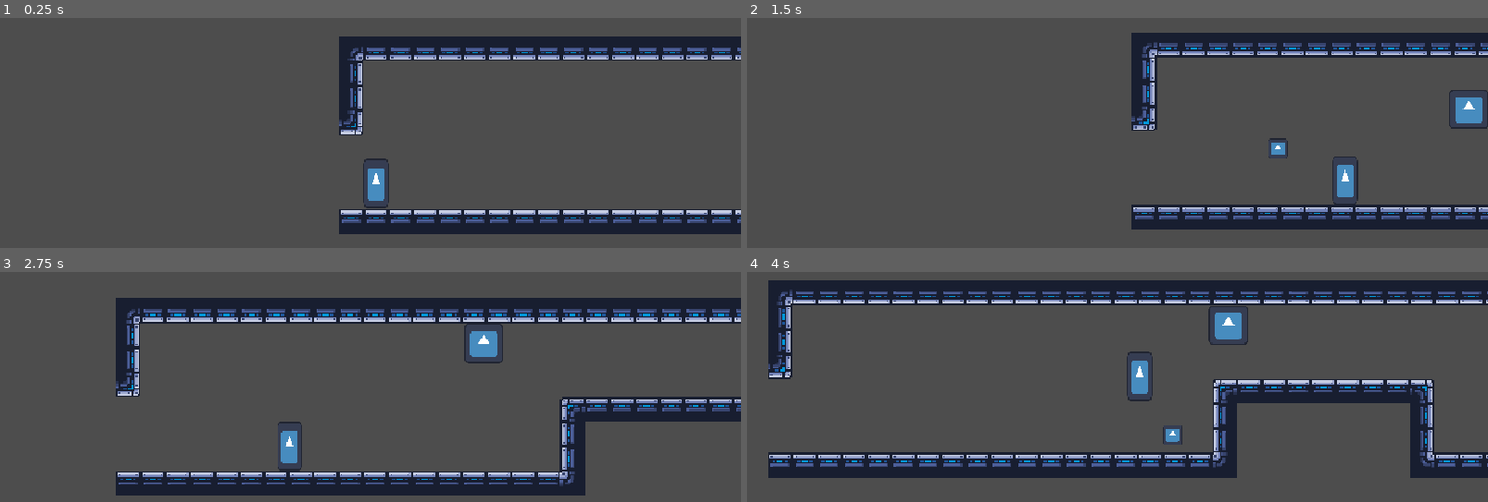
Above: before the commit, frames 1-4 (two rows, left to right).
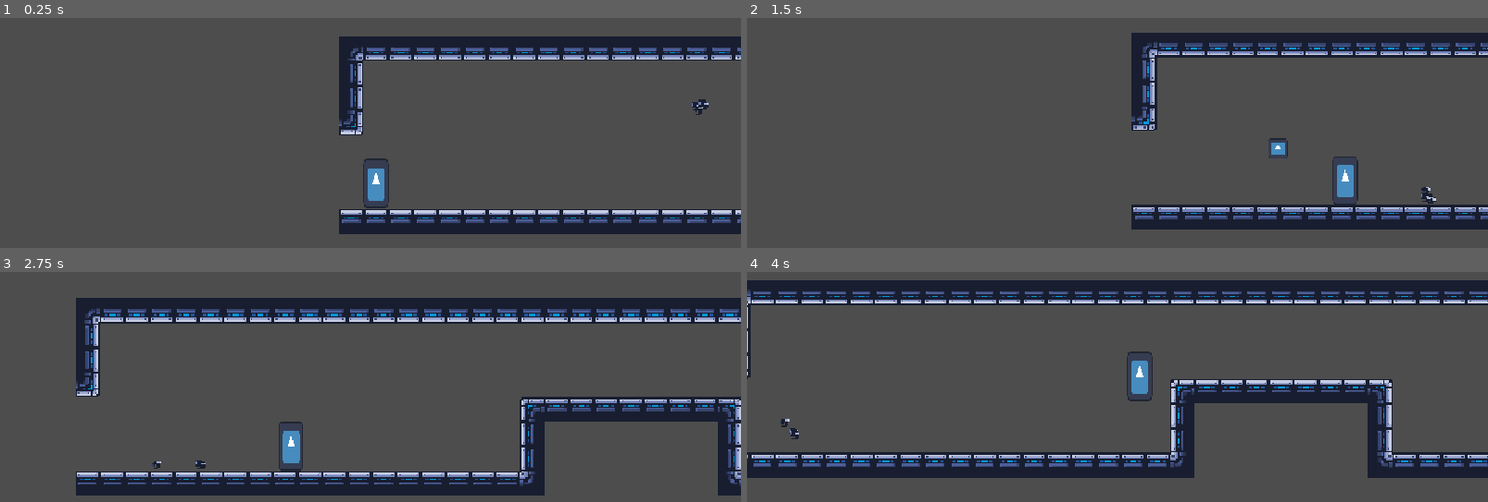
Above: after the commit, the same moments.

Repository: ygda-org/revolver
Game: Godot game, scene res://main/main.tscn
The game is run twice, just before and just after one commit, with the same random seed, the same clock (stepped at 60 frames per second) and the same inputs. The engine's default icon, where the game draws it, is replaced by a stand-in: a white triangle on a blue panel in a dark square.
Inputs (mouse positions are in pixels of both pictures, inside the frame that each line leads up to):
- Up to frame 1 (0.25 s): no input
- Up to frame 2 (1.5 s): tap Enter (ui_accept) at 0.5 s; move the mouse to (1280, 128) at 0.52 s; hold D (right) from 0.53 s (still down); click (1280, 128) at 0.6 s; tap Space (jump) at 0.77 s; move the mouse to (969, 169) at 1.27 s; click (969, 169) at 1.35 s
- Up to frame 3 (2.75 s): tap Space (jump) at 1.52 s; move the mouse to (444, 313) at 2.02 s; release D (right) at 2.03 s; hold A (left) from 2.03 s (still down); click (444, 313) at 2.1 s
- Up to frame 4 (4 s): move the mouse to (1080, 488) at 2.77 s; release A (left) at 2.78 s; hold D (right) from 2.78 s (still down); click (1080, 488) at 2.85 s; tap Space (jump) at 3.02, 3.77 s; move the mouse to (1339, 467) at 3.52 s; click (1339, 467) at 3.6 s

The runs differ from the first frame. In frame 1, less than 0.1% of the frame differs, in the area x 93-96%, y 35-43%; in frame 2, 0.6%; in frame 3, 12%, in the area x 10-100%, y 11-98%; in frame 4, 12%.

Commit message:
da swarm

Diff:
--- /dev/null
+++ b/assets/enemies/swarm/swarm1.tres
@@ -0,0 +1,39 @@
+[gd_resource type="SpriteFrames" format=3 uid="uid://dnofs8ub7au7f"]
+
+[ext_resource type="Texture2D" uid="uid://tqky88jqm7cp" path="res://assets/enemies/swarm/swarm variant 1.png" id="1_v5c3q"]
+
+[sub_resource type="AtlasTexture" id="AtlasTexture_3ity4"]
+atlas = ExtResource("1_v5c3q")
+region = Rect2(0, 0, 6, 6)
+
+[sub_resource type="AtlasTexture" id="AtlasTexture_meodq"]
+atlas = ExtResource("1_v5c3q")
+region = Rect2(6, 0, 6, 6)
+
+[sub_resource type="AtlasTexture" id="AtlasTexture_yidfi"]
+atlas = ExtResource("1_v5c3q")
+region = Rect2(12, 0, 6, 6)
+
+[sub_resource type="AtlasTexture" id="AtlasTexture_yblll"]
+atlas = ExtResource("1_v5c3q")
+region = Rect2(18, 0, 6, 6)
+
+[resource]
+animations = [{
+"frames": [{
+"duration": 1.0,
+"texture": SubResource("AtlasTexture_3ity4")
+}, {
+"duration": 1.0,
+"texture": SubResource("AtlasTexture_meodq")
+}, {
+"duration": 1.0,
+"texture": SubResource("AtlasTexture_yidfi")
+}, {
+"duration": 1.0,
+"texture": SubResource("AtlasTexture_yblll")
+}],
+"loop": 1,
+"name": &"fly",
+"speed": 15.0
+}]
--- /dev/null
+++ b/assets/enemies/swarm/swarm2.tres
@@ -0,0 +1,39 @@
+[gd_resource type="SpriteFrames" format=3 uid="uid://ud41rkxo0p5u"]
+
+[ext_resource type="Texture2D" uid="uid://74ug0elxkshd" path="res://assets/enemies/swarm/swarm variant 2.png" id="1_d8jp7"]
+
+[sub_resource type="AtlasTexture" id="AtlasTexture_mvlkh"]
+atlas = ExtResource("1_d8jp7")
+region = Rect2(0, 0, 6, 6)
+
+[sub_resource type="AtlasTexture" id="AtlasTexture_3ubfy"]
+atlas = ExtResource("1_d8jp7")
+region = Rect2(6, 0, 6, 6)
+
+[sub_resource type="AtlasTexture" id="AtlasTexture_cevfl"]
+atlas = ExtResource("1_d8jp7")
+region = Rect2(12, 0, 6, 6)
+
+[sub_resource type="AtlasTexture" id="AtlasTexture_pls1s"]
+atlas = ExtResource("1_d8jp7")
+region = Rect2(18, 0, 6, 6)
+
+[resource]
+animations = [{
+"frames": [{
+"duration": 1.0,
+"texture": SubResource("AtlasTexture_mvlkh")
+}, {
+"duration": 1.0,
+"texture": SubResource("AtlasTexture_3ubfy")
+}, {
+"duration": 1.0,
+"texture": SubResource("AtlasTexture_cevfl")
+}, {
+"duration": 1.0,
+"texture": SubResource("AtlasTexture_pls1s")
+}],
+"loop": 1,
+"name": &"fly",
+"speed": 15.0
+}]
--- a/enemies/swarm/individual_swarm.gd
+++ b/enemies/swarm/individual_swarm.gd
@@ -8,6 +8,8 @@
 var delta_since_set: float = 0.0
 
 func _ready():
+	$AnimatedSprite2D.sprite_frames = load(["uid://dnofs8ub7au7f", "uid://ud41rkxo0p5u"][randi_range(0,1)])
+	$AnimatedSprite2D.play("fly")
 	velocity = Vector2.ZERO
 
 func set_target_position(new_pos):
@@ -19,6 +21,7 @@
 	if targeting:
 		velocity = global_position.direction_to(target_position) * SPEED
 		velocity += velocity.orthogonal() * WAVE_AMPLITUDE * sin(delta_since_set)
+		$AnimatedSprite2D.flip_h = bool(clampf(velocity.x, 0, 1))
 	else:
 		velocity += (-position.normalized() * SPEED/30) + Vector2(randf_range(-5, 5), randf_range(-5,5))
 	move_and_slide()
--- a/enemies/swarm/individual_swarm.tscn
+++ b/enemies/swarm/individual_swarm.tscn
@@ -2,7 +2,7 @@
 
 [ext_resource type="Script" uid="uid://doix6lipbsgnr" path="res://enemies/swarm/individual_swarm.gd" id="1_2dm32"]
 [ext_resource type="PackedScene" uid="uid://d3jnp7vef3gti" path="res://enemies/enemy_component.tscn" id="1_20i6f"]
-[ext_resource type="Texture2D" uid="uid://dlbb2kg1nkspe" path="res://assets/icon.svg" id="2_cx6fh"]
+[ext_resource type="SpriteFrames" uid="uid://dnofs8ub7au7f" path="res://assets/enemies/swarm/swarm1.tres" id="3_2dm32"]
 
 [sub_resource type="CircleShape2D" id="CircleShape2D_cx6fh"]
 radius = 4.0
@@ -15,9 +15,10 @@
 [node name="EnemyComponent" parent="." unique_id=920270805 instance=ExtResource("1_20i6f")]
 health = 10
 
-[node name="Sprite2D" type="Sprite2D" parent="." unique_id=541970059]
-scale = Vector2(0.05, 0.05)
-texture = ExtResource("2_cx6fh")
-
 [node name="CollisionShape2D" type="CollisionShape2D" parent="." unique_id=381293878]
 shape = SubResource("CircleShape2D_cx6fh")
+
+[node name="AnimatedSprite2D" type="AnimatedSprite2D" parent="." unique_id=549829870]
+sprite_frames = ExtResource("3_2dm32")
+animation = &"fly"
+autoplay = "fly"
--- a/main/main.tscn
+++ b/main/main.tscn
@@ -2,7 +2,7 @@
 
 [ext_resource type="PackedScene" uid="uid://dhebim0i23kwq" path="res://player/player.tscn" id="2_pjrb6"]
 [ext_resource type="PackedScene" uid="uid://dnoe8amuqmu6q" path="res://levels/tunnel.tscn" id="3_c651c"]
-[ext_resource type="PackedScene" uid="uid://bjxissut13r5b" path="res://enemies/trishot/trishot.tscn" id="3_xwkvk"]
+[ext_resource type="PackedScene" uid="uid://1qekgha414yp" path="res://enemies/swarm/swarm_spawner.tscn" id="3_xwkvk"]
 
 [node name="Main" type="Node2D" unique_id=1213057778]
 
@@ -11,5 +11,5 @@
 
 [node name="Tunnel" parent="." unique_id=188045053 instance=ExtResource("3_c651c")]
 
-[node name="Trishot" parent="." unique_id=884423335 instance=ExtResource("3_xwkvk")]
-position = Vector2(279, 42)
+[node name="SwarmSpawner" parent="." unique_id=1544831295 instance=ExtResource("3_xwkvk")]
+position = Vector2(234, 44)
Binary file added: assets/enemies/swarm/swarm variant 1.png
Not shown, added: assets/enemies/swarm/swarm variant 1.png.import
Binary file added: assets/enemies/swarm/swarm variant 2.png
Not shown, added: assets/enemies/swarm/swarm variant 2.png.import
